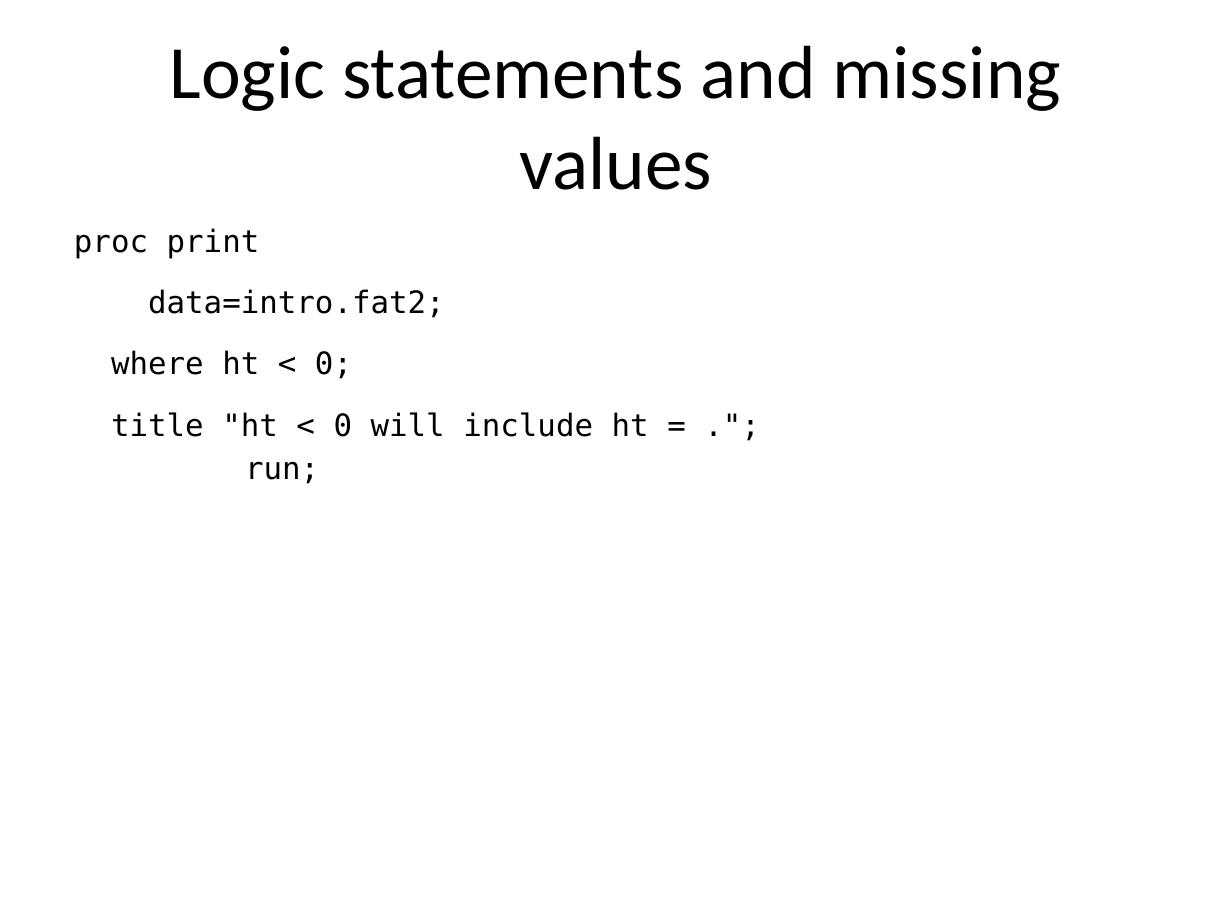
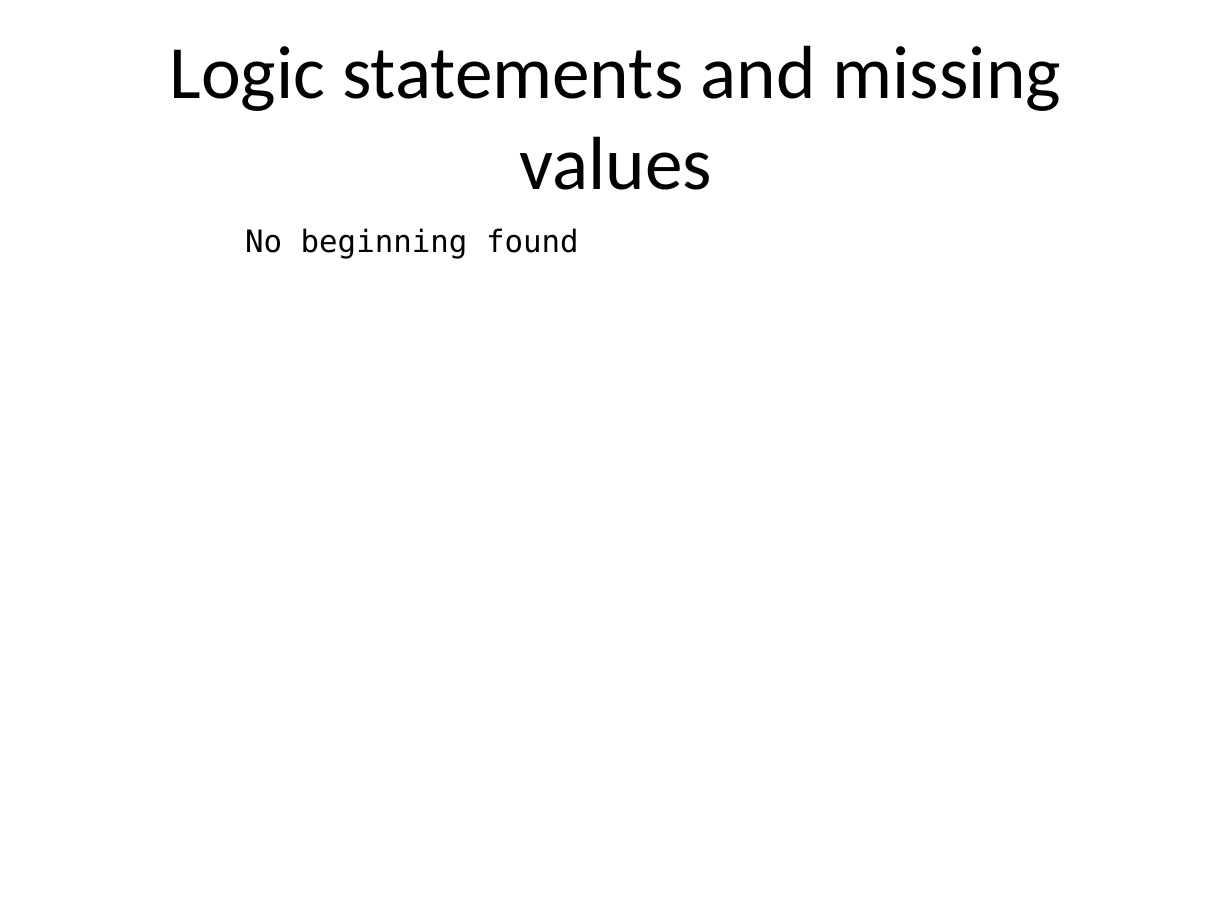
Before and after one commit to pmean/introduction-to-SAS, a slide deck: slide 28 of results/m02-slides-and-speaker-notes.pptx (slide 25 before the commit). Drawn at 1232x924 pixels with LibreOffice and Linux fonts; fonts in the diff are those of the drawing. Boxes give left, top, right and bottom in pixels: in the first picture for what was removed or moved away, otherwise in the second. Text is boxed around its words. In the diff, an @@ line names an element or a change of style, - is before the commit and + after.

```diff
--- a/results/m02-slides-and-speaker-notes.pptx
+++ b/results/m02-slides-and-speaker-notes.pptx
@@ text at (245, 228, 579, 259): text changed @@
-proc print
-data=intro.fat2;
-where ht < 0;
-title "ht < 0 will include ht = .";
-run;
+No beginning found
```
Also in this commit, not shown: 27 other slides changed, 23 slides added, 26 slides removed, 29 other files.
